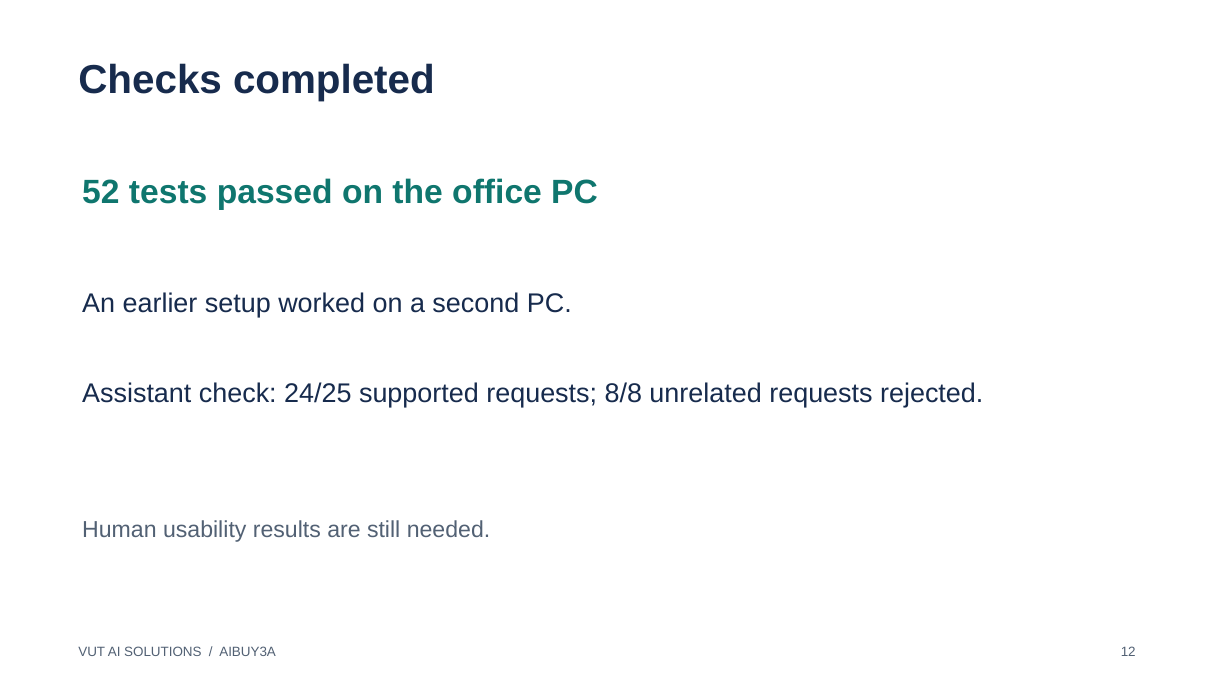
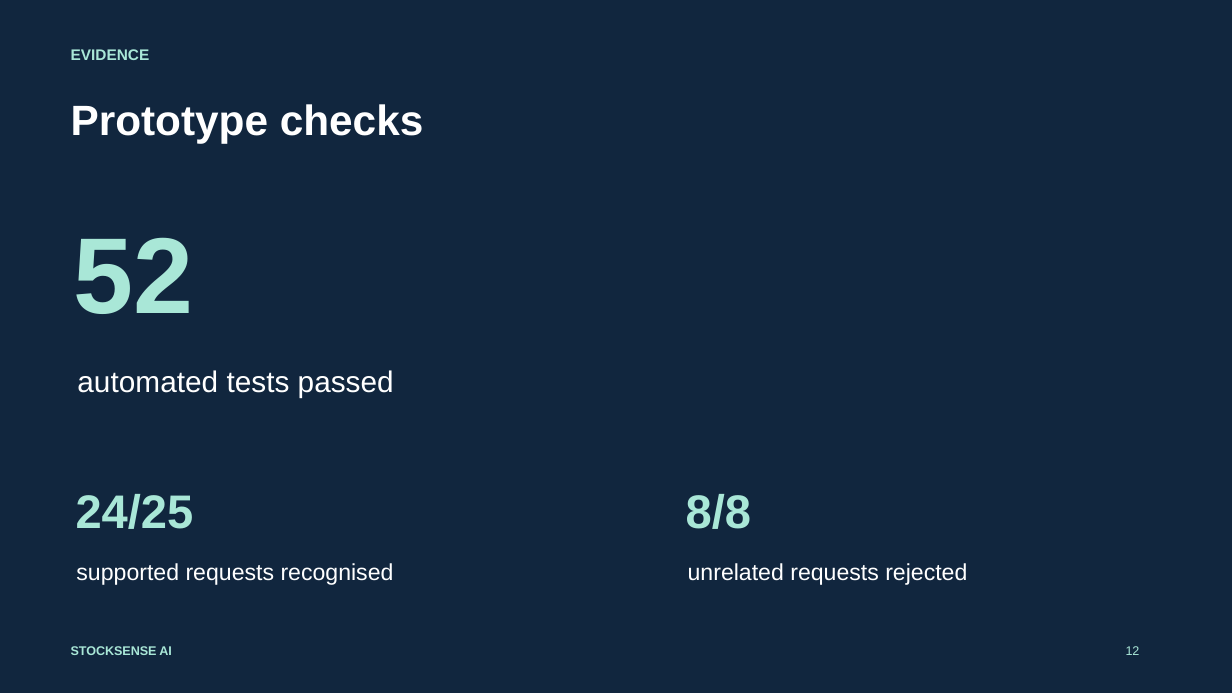
Before and after one commit to VUT-AI-SOLUTIONS-2026/stocksense-ai, a slide deck: slide 12 of docs/StockSense_AI_Presentation_Review.pptx. Drawn at 1232x693 pixels with LibreOffice and Linux fonts; fonts in the diff are those of the drawing. Boxes give left, top, right and bottom in pixels: in the first picture for what was removed or moved away, otherwise in the second. Text is boxed around its words. In the diff, an @@ line names an element or a change of style, - is before the commit and + after.

```diff
--- a/docs/StockSense_AI_Presentation_Review.pptx
+++ b/docs/StockSense_AI_Presentation_Review.pptx
@@ background #FFFFFF to #11263E @@
@@ text added at <box>71,49,150,60</box>, 12 pt, text #A9E7D7, bold @@
+EVIDENCE
@@ text at <box>71,104,424,143</box>: text changed; size 31.5 to 33 pt; text colour #172B4D to #FFFFFF @@
-Checks completed
+Prototype checks
@@ text removed at <box>82,178,598,210</box> @@
-52 tests passed on the office PC
@@ text at <box>74,237,194,314</box>: text changed; size 21 to 84 pt; text colour #172B4D to #A9E7D7; bold on @@
-An earlier setup worked on a second PC.
+52
@@ text at <box>77,370,394,398</box>: text changed; size 21 to 23.2 pt; text colour #172B4D to #FFFFFF @@
-Assistant check: 24/25 supported requests; 8/8 unrelated requests rejected.
+automated tests passed
@@ text at <box>76,494,194,529</box>: text changed; size 18 to 36.8 pt; text colour #526174 to #A9E7D7; bold on @@
-Human usability results are still needed.
+24/25
@@ text added at <box>686,494,751,529</box>, 36.8 pt, text #A9E7D7, bold @@
+8/8
@@ text added at <box>76,563,394,585</box>, 18 pt, text #FFFFFF @@
+supported requests recognised
@@ text added at <box>688,563,967,585</box>, 18 pt, text #FFFFFF @@
+unrelated requests rejected
@@ text added at <box>71,646,172,655</box>, 9.8 pt, text #A9E7D7, bold @@
+STOCKSENSE AI
@@ text removed at <box>78,646,276,656</box> @@
-VUT AI SOLUTIONS / AIBUY3A
@@ text "12" at <box>1126,646,1140,655</box>: size 10.5 to 9.8 pt, text colour #526174 to #A9E7D7 @@
```
Also in this commit, not shown: 7 other slides changed, 6 slides added, 6 slides removed, 1 other file.
